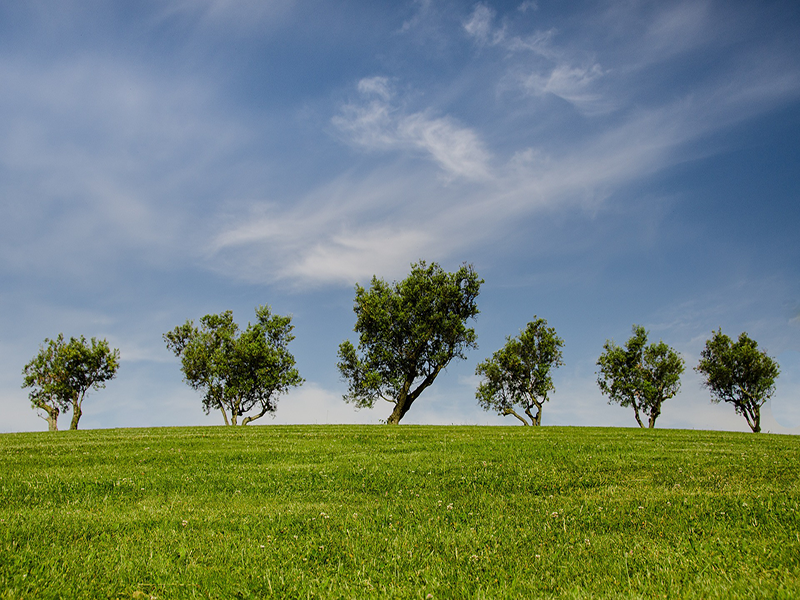
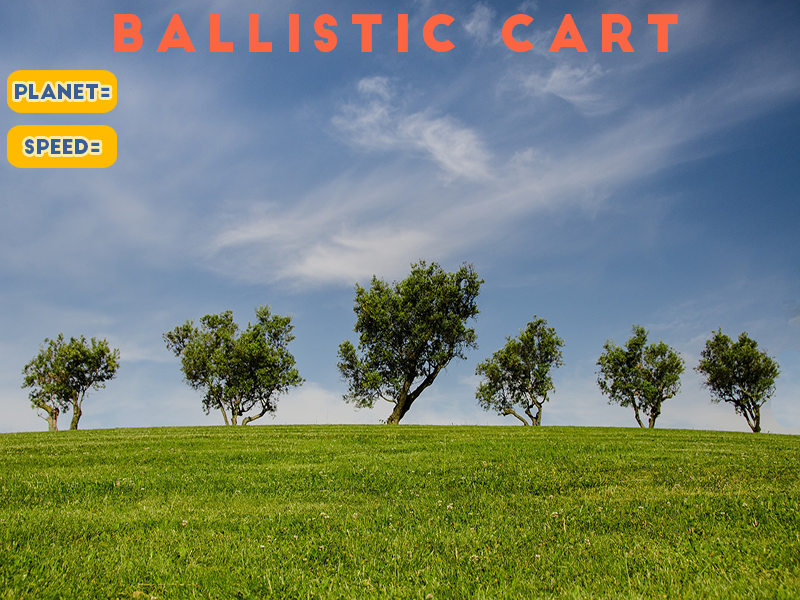
Comparing the layer stacks of the two w=800, h=600 images. Changes:
added layer "Speed" above "planet" over [7, 125, 117, 168]
added layer "planet" above "Ballistic cart" over [7, 70, 117, 113]
added layer "Ballistic cart" above "Layer 0" over [114, 14, 678, 53]
